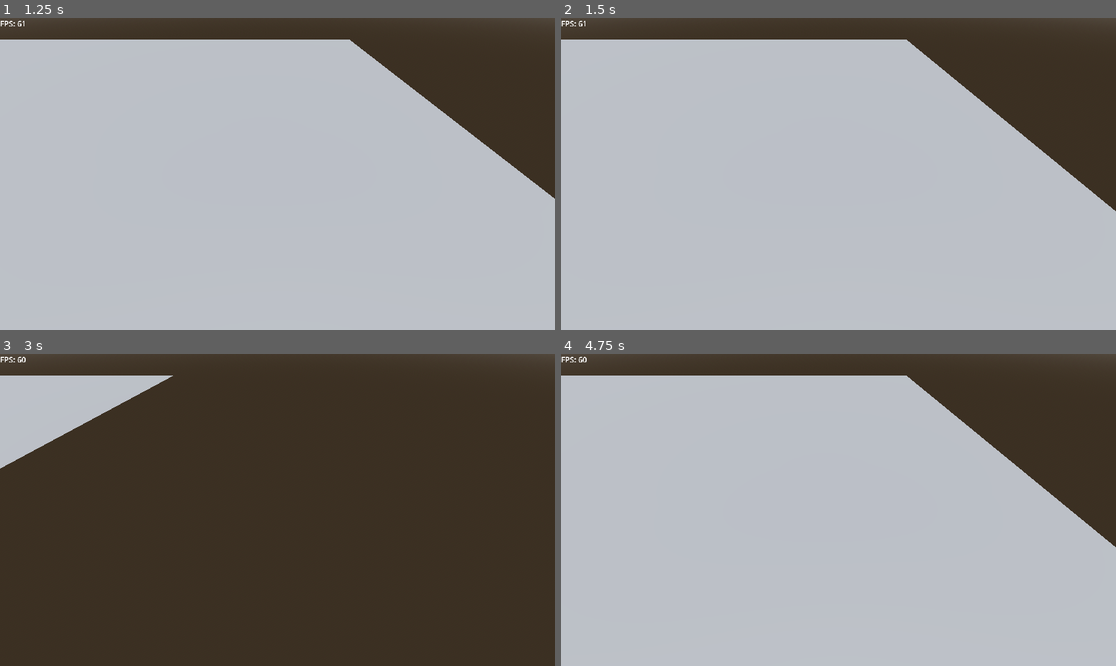
Above: before the commit, frames 1-4 (two rows, left to right).
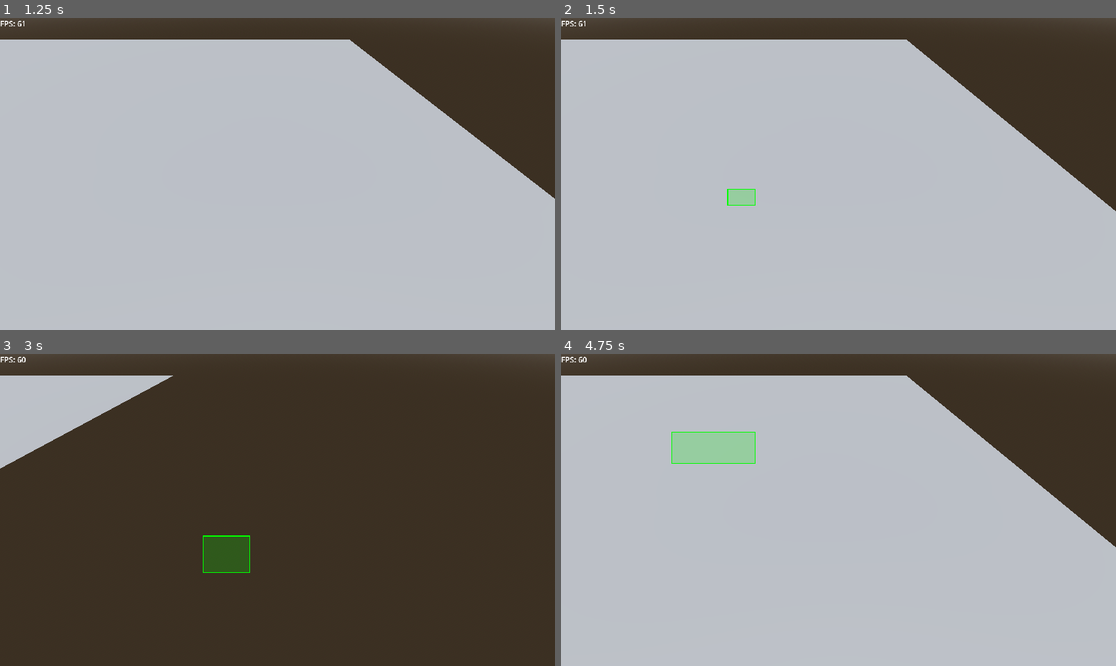
Above: after the commit, the same moments.

Repository: SendHelp001/character-arena-godot
Game: Godot game, scene res://World.tscn
Two runs of this game, one before a commit and one after it. Both use one fixed random seed, a clock stepped at 60 frames per second and the inputs below.
Inputs (mouse positions are in pixels of both pictures, inside the frame that each line leads up to):
- Up to frame 1 (1.25 s): tap Enter at 0.5 s; move the mouse to (399, 158) at 0.52 s; hold Right (ui_right) from 0.53 s (still down); hold Shift from 0.53 s (still down); click (399, 158) at 0.67 s
- Up to frame 2 (1.5 s): release Right (ui_right) at 1.25 s; release Shift at 1.25 s; drag from (727, 189) to (810, 236) at 1.27 s
- Up to frame 3 (3 s): move the mouse to (333, 441) at 2.02 s; hold Right (ui_right) 2.03-2.75 s; hold Shift 2.03-2.75 s; click (333, 441) at 2.17 s; drag from (249, 572) to (111, 463) at 2.77 s
- Up to frame 4 (4.75 s): move the mouse to (1005, 556) at 3.52 s; hold Left (ui_left) 3.53-4.25 s; hold Shift 3.53-4.25 s; click (1005, 556) at 3.67 s; drag from (672, 463) to (755, 432) at 4.27 s

Frame 1 is identical in both runs. In frame 2, 0.3% of the frame differs, in the area x 29-36%, y 54-61%; in frame 3, 1.0%; in frame 4, 1.6%, in the area x 19-36%, y 24-36%.

Commit message:
feat: Implement unit selection (single and box) and unit command system (move, attack, follow, stop).

Diff:
--- /dev/null
+++ b/Scripts/SelectionBox.gd
@@ -0,0 +1,92 @@
+extends Control
+
+# Colors for the selection box
+@export var box_color := Color(0, 1, 0, 0.2)  # Transparent green background
+@export var border_color := Color(0, 1, 0, 1.0) # Solid green border
+
+var is_dragging := false
+var drag_start := Vector2.ZERO
+var current_mouse_pos := Vector2.ZERO
+
+func _input(event):
+	if event is InputEventMouseButton:
+		if event.button_index == MOUSE_BUTTON_LEFT:
+			if event.pressed:
+				# Start dragging
+				is_dragging = true
+				drag_start = event.position
+				current_mouse_pos = event.position
+			else:
+				# Stop dragging and select units
+				if is_dragging:
+					is_dragging = false
+					queue_redraw()
+					_select_units_in_box()
+
+	elif event is InputEventMouseMotion and is_dragging:
+		current_mouse_pos = event.position
+		queue_redraw()
+
+func _draw():
+	if is_dragging:
+		var rect = _get_selection_rect()
+		draw_rect(rect, box_color)
+		draw_rect(rect, border_color, false, 2.0) # Border
+
+func _get_selection_rect() -> Rect2:
+	var min_x = min(drag_start.x, current_mouse_pos.x)
+	var min_y = min(drag_start.y, current_mouse_pos.y)
+	var max_x = max(drag_start.x, current_mouse_pos.x)
+	var max_y = max(drag_start.y, current_mouse_pos.y)
+	return Rect2(min_x, min_y, max_x - min_x, max_y - min_y)
+
+func _select_units_in_box():
+	var rect = _get_selection_rect()
+	var cam = get_viewport().get_camera_3d()
+
+	# If the box is too small, treat it as a single click (handled by raycast in selectionController)
+	# BUT, if we want to replace selectionController's left click, we should handle it here.
+	# Let's try to handle everything here for consistency, OR delegate single clicks.
+	# For now, let's assume if rect area is small, we might want to let raycast handle it?
+	# Actually, the user wants "improve unit selection".
+	# Let's select all units whose screen position is inside the rect.
+
+	var units = get_tree().get_nodes_in_group("unit")
+	var selected_count = 0
+
+	# Check for Shift key (Multi-select)
+	var keep_existing = Input.is_key_pressed(KEY_SHIFT)
+
+	if not keep_existing and rect.size.length() > 5.0:
+		# Deselect all if making a new box selection
+		get_tree().call_group("selected_unit", "set_selected", false)
+
+	# If box is tiny, ignore it here and let selectionController handle the precise raycast?
+	# The issue is conflict. If I handle Left Click here, selectionController also handles it.
+	# I should probably disable Left Click in selectionController if I implement it here.
+	# OR, only handle "Box" selection here, and let "Click" selection stay in selectionController.
+
+	if rect.size.length() < 5.0:
+		# Too small, treat as single click
+		# Find the selection controller
+		var controller = get_tree().root.find_child("Node3D", true, false) # Assuming it's named Node3D in World.tscn or we find by script
+		# Better way: get it from a known group or path. In World.tscn it is "Node3D".
+		# Let's try to find it by type or group if possible.
+		# Or just get parent's parent's child? CanvasLayer -> World -> Node3D
+		var world = get_parent().get_parent()
+		var selection_controller = world.get_node("Node3D")
+
+		if selection_controller and selection_controller.has_method("try_select_at"):
+			selection_controller.try_select_at(drag_start, keep_existing)
+		return
+
+	for unit in units:
+		if not unit.is_visible_in_tree():
+			continue
+
+		var screen_pos = cam.unproject_position(unit.global_position)
+		if rect.has_point(screen_pos):
+			unit.set_selected(true)
+			selected_count += 1
+
+	print("Box selected %d units" % selected_count)
--- a/Scripts/selectionController.gd
+++ b/Scripts/selectionController.gd
@@ -33,18 +33,9 @@
 
 		if result:
 			var collider = result.collider
-			if event.button_index == MOUSE_BUTTON_LEFT:
-				if collider.is_in_group(selectable_group):
-					# Deselect all others if not multi-selecting
-					if not multi_select:
-						_deselect_all_except(collider)
-					collider.set_selected(true)
-					print("Selected:", collider.name)
-				else:
-					# Clicked on non-selectable object (ground, etc.) - deselect all
-					_deselect_all()
-					print("Deselected all units (clicked on ground)")
-			elif event.button_index == MOUSE_BUTTON_RIGHT:
+
+			# RIGHT-CLICK COMMANDS
+			if event.button_index == MOUSE_BUTTON_RIGHT:
 				var selected = get_tree().get_nodes_in_group("selected_unit")
 				if selected.size() == 0:
 					return
@@ -72,25 +63,54 @@
 				else:
 					# Move command for selected units
 					_move_units_with_formation(selected, result.position)
+
+# -----------------------------
+# SELECTION (Single Click)
+# -----------------------------
+func try_select_at(screen_pos: Vector2, multi_select: bool = false):
+	var cam = get_viewport().get_camera_3d()
+	if cam == null:
+		return
+
+	var origin = cam.project_ray_origin(screen_pos)
+	var dir = cam.project_ray_normal(screen_pos)
+
+	var ray = PhysicsRayQueryParameters3D.new()
+	ray.from = origin
+	ray.to = origin + dir * 2000
+
+	var result = get_viewport().get_world_3d().direct_space_state.intersect_ray(ray)
+
+	if result:
+		var collider = result.collider
+		if collider.is_in_group(selectable_group):
+			# Deselect all others if not multi-selecting
+			if not multi_select:
+				_deselect_all_except(collider)
+			collider.set_selected(true)
+			print("Selected:", collider.name)
 		else:
-			# Clicked on empty space (no collision) - deselect all if left click
-			if event.button_index == MOUSE_BUTTON_LEFT:
+			if not multi_select:
 				_deselect_all()
-				print("Deselected all units (clicked on empty space)")
+				print("Deselected all units (clicked on ground)")
+	else:
+		if not multi_select:
+			_deselect_all()
+			print("Deselected all units (clicked on empty space)")
 
-# Move units with formation spread to prevent collision lag
+# -----------------------------
+# MOVEMENT WITH FORMATION
+# -----------------------------
 func _move_units_with_formation(units: Array, center_pos: Vector3):
 	if units.size() == 0:
 		return
 
 	if units.size() == 1:
-		# Single unit - move directly to target
 		units[0].set_move_target(center_pos)
 		return
 
-	# Multiple units - spread them in a circle formation
-	var spread_radius = .9  # Distance between units
-	var angle_step = TAU / units.size()  # Divide circle evenly
+	var spread_radius = 0.9
+	var angle_step = TAU / units.size()
 
 	for i in range(units.size()):
 		var angle = angle_step * i
@@ -98,14 +118,14 @@
 		var target_pos = center_pos + offset
 		units[i].set_move_target(target_pos)
 
-
-# Deselect all units
+# -----------------------------
+# DESELECTION HELPERS
+# -----------------------------
 func _deselect_all():
 	var selected = get_tree().get_nodes_in_group("selected_unit")
 	for u in selected:
 		u.set_selected(false)
 
-# Deselect all units except the specified one
 func _deselect_all_except(keep_selected):
 	var selected = get_tree().get_nodes_in_group("selected_unit")
 	for u in selected:
--- a/World.tscn
+++ b/World.tscn
@@ -6,6 +6,7 @@
 [ext_resource type="Script" uid="uid://cio7gctac5qpo" path="res://Scripts/FPSLabel.gd" id="4_fps"]
 [ext_resource type="Resource" path="res://ResourceStats/hero_archer.tres" id="5_archer"]
 [ext_resource type="Resource" path="res://ResourceStats/hero_mage.tres" id="6_mage"]
+[ext_resource type="Script" uid="uid://cd6rq3pujxlyk" path="res://Scripts/SelectionBox.gd" id="7_selection_box"]
 
 [sub_resource type="ProceduralSkyMaterial" id="ProceduralSkyMaterial_bcbcq"]
 sky_horizon_color = Color(0.66224277, 0.6717428, 0.6867428, 1)
@@ -83,3 +84,13 @@
 offset_bottom = 23.0
 text = "FPS: 60"
 script = ExtResource("4_fps")
+
+[node name="SelectionBox" type="Control" parent="CanvasLayer"]
+layout_mode = 3
+anchors_preset = 15
+anchor_right = 1.0
+anchor_bottom = 1.0
+grow_horizontal = 2
+grow_vertical = 2
+mouse_filter = 2
+script = ExtResource("7_selection_box")
Not shown, added: Scripts/SelectionBox.gd.uid
Not shown: 1 places in World.tscn that only renumber resources
